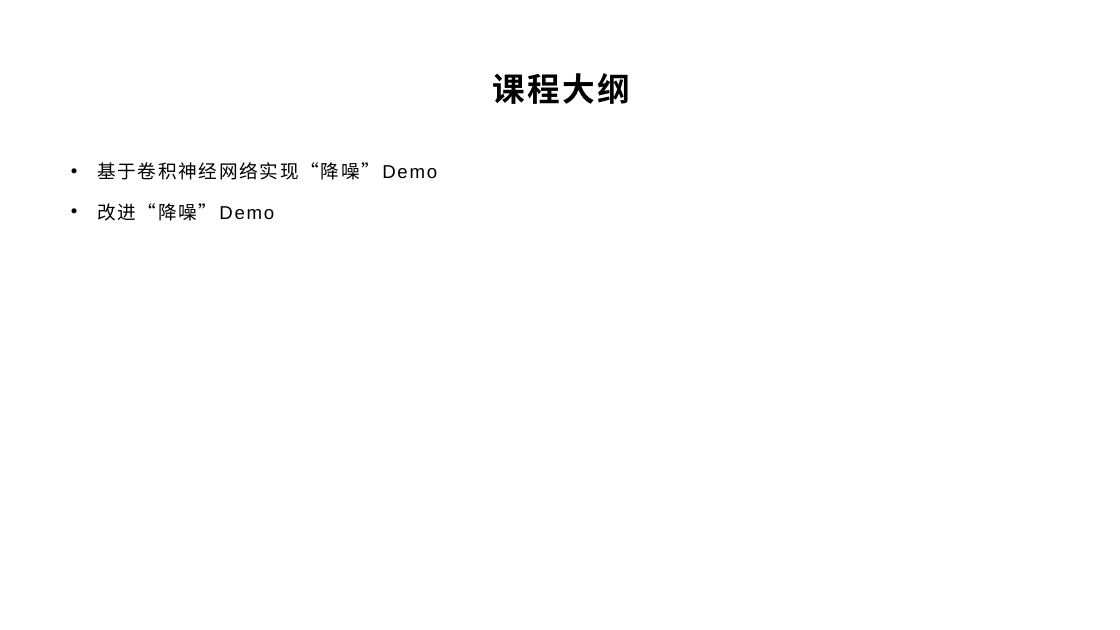
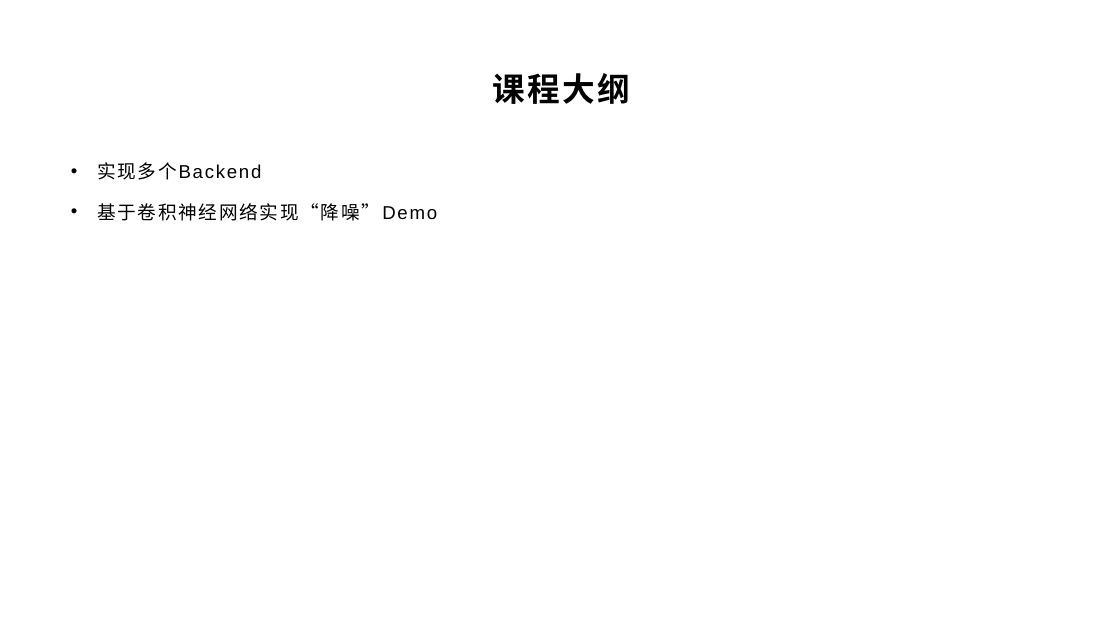
Before and after one commit to yyc-git/DeepLearningEdu, a slide deck: slide 11 of lessons/1_introduce/ppt/课程介绍.pptx. Drawn at 1120x630 pixels with LibreOffice and Linux fonts; fonts in the diff are those of the drawing; background and template pictures are left out. Boxes give left, top, right and bottom in pixels: in the first picture for what was removed or moved away, otherwise in the second. Text is boxed around its words. In the diff, an @@ line names an element or a change of style, - is before the commit and + after.

Commit message:
feat: update 1_introduce/ ppt

```diff
--- a/lessons/1_introduce/ppt/课程介绍.pptx
+++ b/lessons/1_introduce/ppt/课程介绍.pptx
@@ text at (97, 162, 261, 180): paragraph added @@
+• 实现多个Backend
@@ text at (97, 203, 274, 221): paragraph removed @@
-• 改进“降噪”Demo
```
Also in this commit, not shown: 2 other slides changed.
